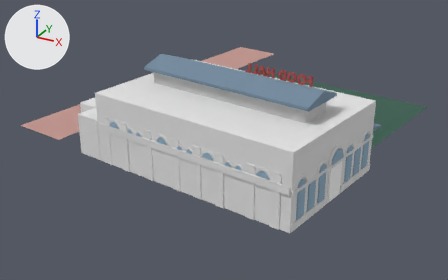
The glTF model dist/models/bottling_dept.glb: old version first, new version second.
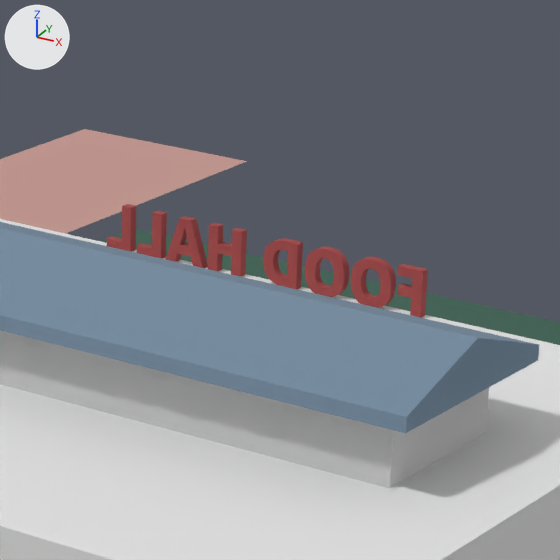
The first picture shows the older version from a 50 mm camera at (130.4, -117.7, 37.6) aimed at (84.4, -34.1, -4.2). The close-ups show the older and then the newer version on the part from 50% to 76% of the width and 7% to 49% of the height of that picture. Only the edits that show in the close-ups are written down. The lights are fixed; the arrows at upper left show +X, +Y and +Z. Where no turn or scale is listed for an object, it has been applied to the vertices.

The first close-up shows 'Building', 'Food Hall', 'Lawn', 'Rectangle 3', 'Roof', 'Roof building'.
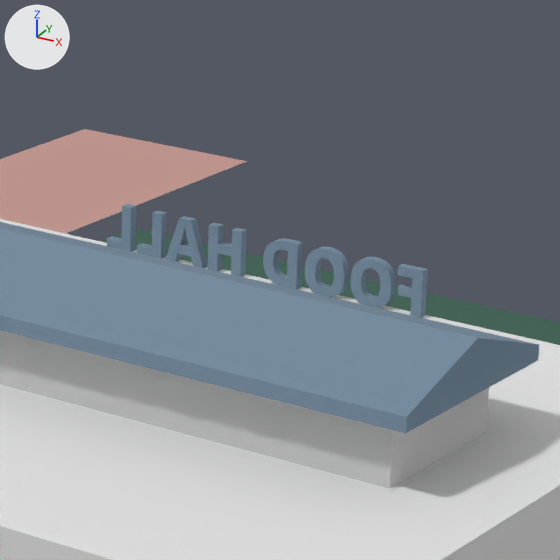
Changed parts and their boxes (x1, y1, x2, y2) in the close-ups (560 x 560 px):
'Food Hall', recoloured (red to blue): (107, 204, 428, 318) in both

The edits, one by one:
Material 'Material_1' (mat_material_1) changes colour from red #a24646 to blue #738a9e; in linear values from (0.359, 0.0612, 0.0612) to (0.173, 0.255, 0.342).
Material 'Material_3' (mat_material_3) changes colour from blue #738a9e to light grey #e4e4e4; in linear values from (0.173, 0.255, 0.342) to (0.776, 0.776, 0.776).
me_mesh_8 has 12 vertices, 20 faces and spans x -13.5..13.5, y -5.4..5.4, z -0.9..0.7.
me_mesh_8 no longer uses material mat_material_3 (blue #738a9e).
me_mesh_8 gains material mat_material_1 (blue #738a9e).
me_mesh_43 has 8 vertices, 12 faces and spans x -16.9..16.9, y -12.3..12.3, z 0.0..10.0.
me_mesh_43 no longer uses material mat_material_4 (light grey #e4e4e4).
me_mesh_43 gains material mat_material_3 (light grey #e4e4e4).
